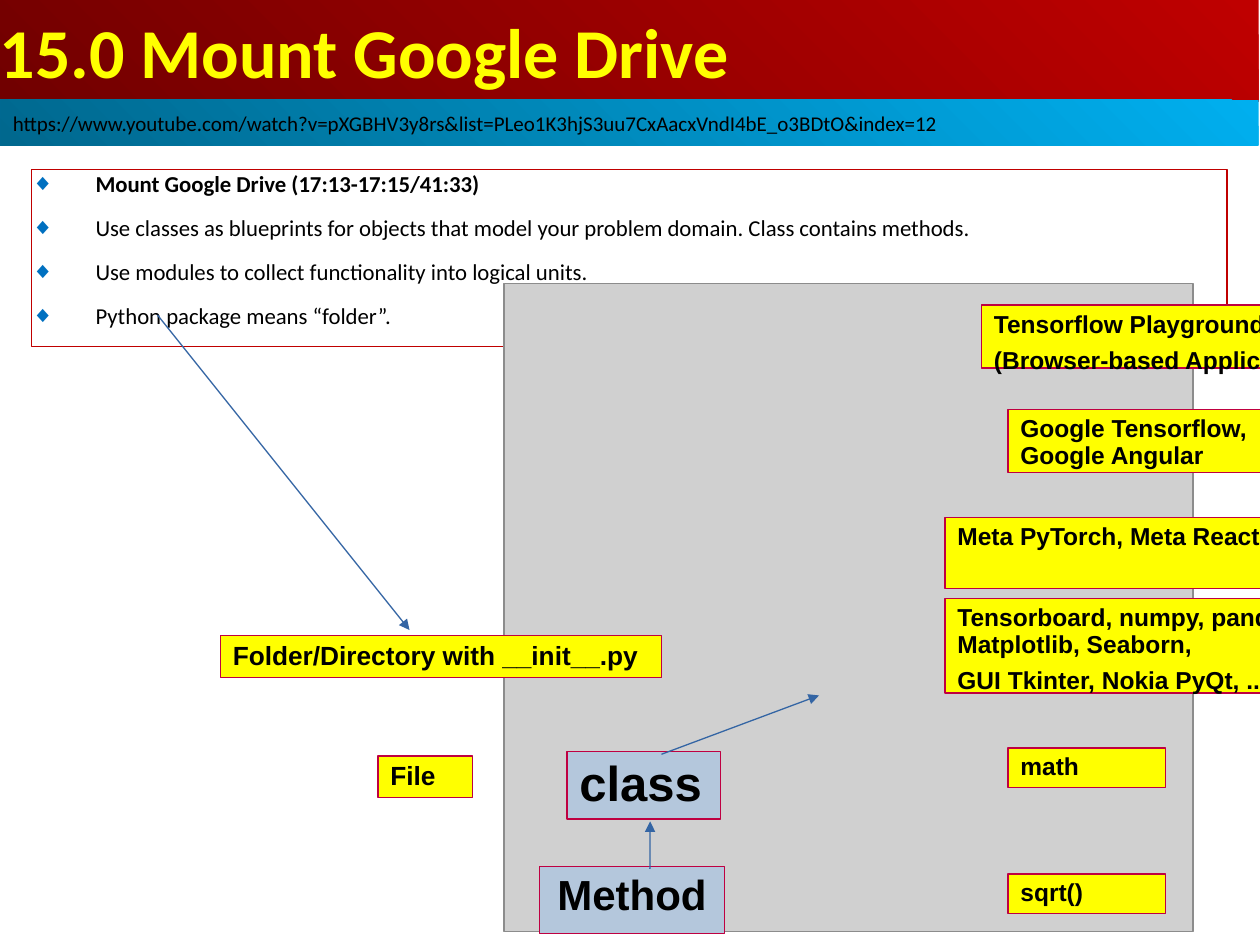
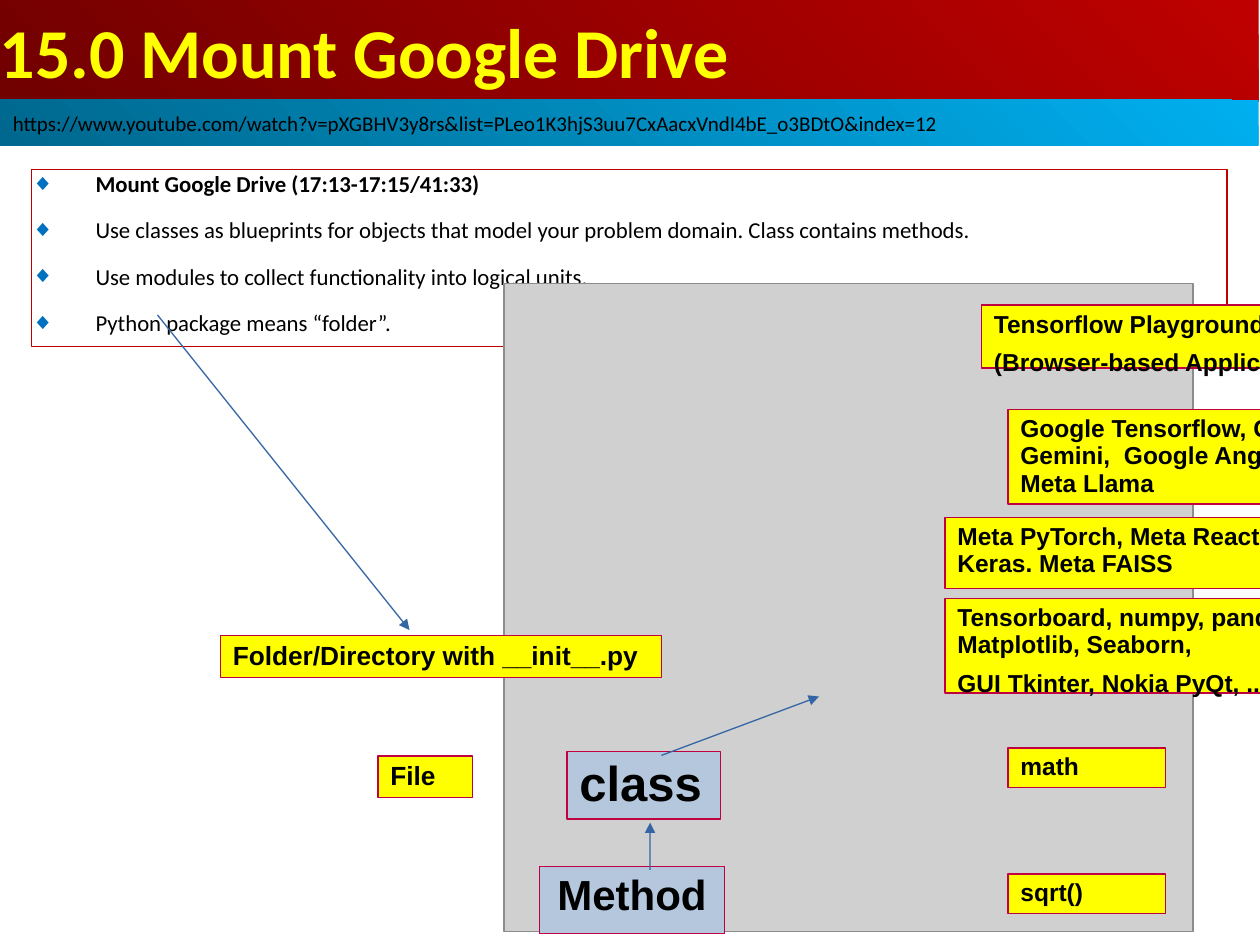
Before and after one commit to peterhchen/AIU_CS512_DL, a slide deck: slide 6 of 000_Lecture_Project/week06/01_Lecture/15.00_w05_review.ppt. Drawn at 1260x945 pixels with LibreOffice and Linux fonts; fonts in the diff are those of the drawing; grey boxes stand for pictures. Boxes give left, top, right and bottom in pixels: in the first picture for what was removed or moved away, otherwise in the second. Text is boxed around its words. In the diff, an @@ line names an element or a change of style, - is before the commit and + after.

```diff
--- a/000_Lecture_Project/week06/01_Lecture/15.00_w05_review.ppt
+++ b/000_Lecture_Project/week06/01_Lecture/15.00_w05_review.ppt
@@ more space between paragraphs in 4 elements at (32, 170, 1227, 346), (567, 752, 721, 819), (945, 598, 1260, 693), (982, 305, 1260, 368) @@
@@ rectangle "Google Tensorflow, Google Gemini, Google ...": place and size @@
-rectangle "Google Tensorflow, Google Gemini, Google ..." at (1008, 410, 1260, 472)
+rectangle "Google Tensorflow, Google Gemini, Google ..." at (1008, 410, 1260, 504)
@@ text in rectangle at (1020, 419, 1247, 493): text changed @@
-Google Tensorflow, Google Angular
+Google Tensorflow, Google Gemini, Google Angular, Meta Llama
@@ text in rectangle at (957, 527, 1186, 573): text changed @@
-Meta PyTorch, Meta ReactJS, Keras
+Meta PyTorch, Meta ReactJS, Keras. Meta FAISS
```
Also in this commit, not shown: 14 other slides changed, 1 other file.
